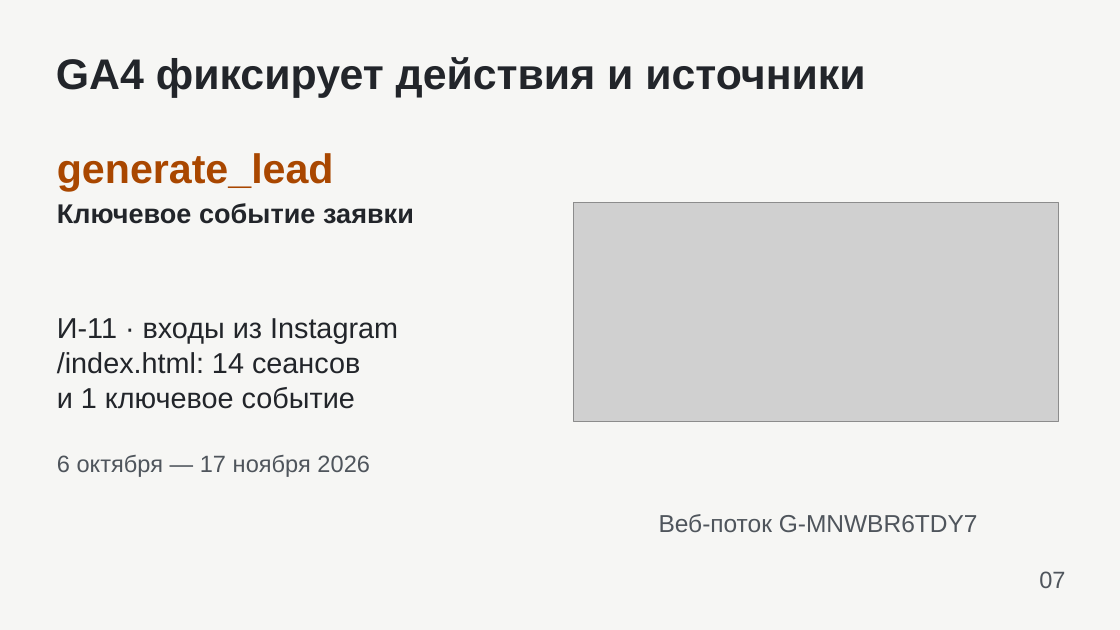
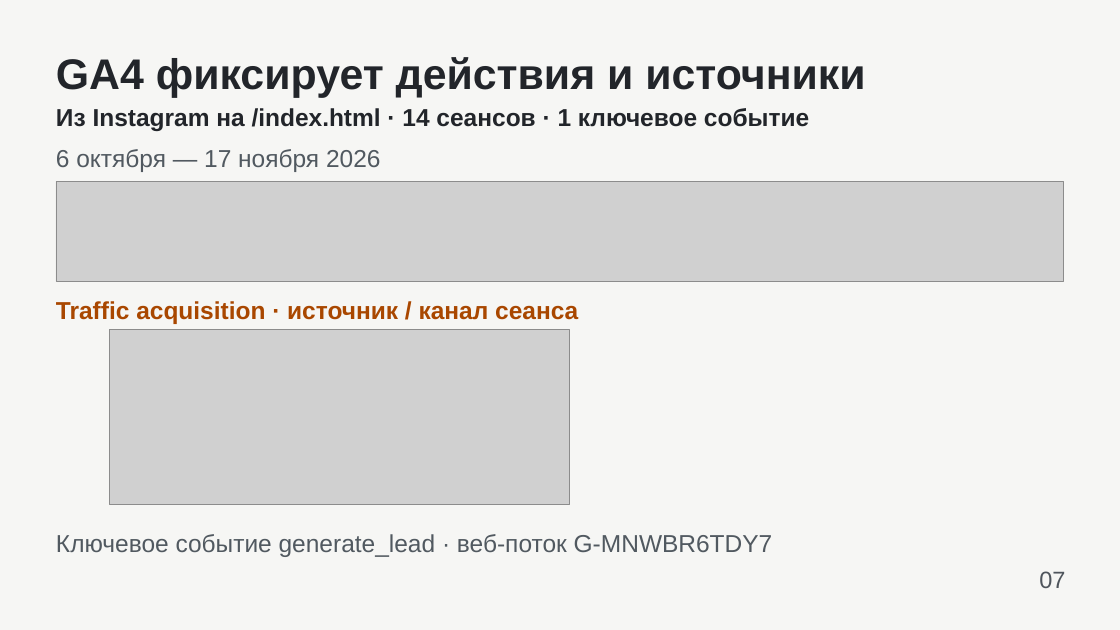
Before and after one commit to stvxs/tz-13-remont-kvadrat, a slide deck: slide 7 of presentation/zashchita.pptx. Drawn at 1120x630 pixels with LibreOffice and Linux fonts; fonts in the diff are those of the drawing; grey boxes stand for pictures. Boxes give left, top, right and bottom in pixels: in the first picture for what was removed or moved away, otherwise in the second. Text is boxed around its words. In the diff, an @@ line names an element or a change of style, - is before the commit and + after.

```diff
--- a/presentation/zashchita.pptx
+++ b/presentation/zashchita.pptx
@@ text added at (56,108,809,131), 21 pt, text #22252A, bold @@
+Из Instagram на /index.html · 14 сеансов · 1 ключевое событие
@@ text "6 октября — 17 ноября ...": place and size @@
-text "6 октября — 17 ноября ..." at (57,455,370,477)
+text "6 октября — 17 ноября ..." at (56,149,381,172)
@@ text "6 октября — 17 ноября ..." at (56,149,381,172): size 20.2 to 21 pt, text colour #4F555C to #515960 @@
@@ text removed at (57,153,334,192) @@
-generate_lead
@@ picture added at (56,181,1065,281) @@
@@ text removed at (57,203,414,224) @@
-Ключевое событие заявки
@@ picture removed at (573,202,1059,421) @@
@@ text added at (56,301,578,324), 21 pt, text #A94700, bold @@
+Traffic acquisition · источник / канал сеанса
@@ text removed at (57,318,398,344) @@
-И-11 · входы из Instagram
@@ text removed at (57,352,360,374) @@
-/index.html: 14 сеансов
@@ picture added at (109,330,570,505) @@
@@ text removed at (57,387,355,409) @@
-и 1 ключевое событие
@@ text at (56,534,773,557): text changed; text colour #4F555C to #515960 @@
-Веб-поток G-MNWBR6TDY7
+Ключевое событие generate_lead · веб-поток G-MNWBR6TDY7
```
Also in this commit, not shown: 3 other slides changed, 14 other files.
